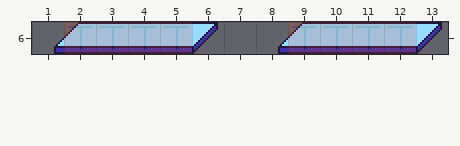
Tiled map -- assets/data/tilemaps/thought-mom.tmx. This is how it looked before the edit.
Cells are 16x16 px. Shown: x 1..13, y 6..6. Tiles whose own drawing changed are shown in their newer look in all pictures.
After the commit:
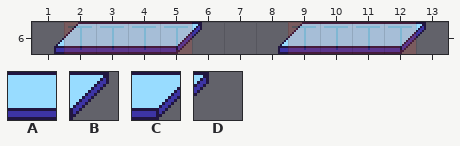
Key: from "tiles": A 97, B 98, C 99, D 100.
_ is an empty cell, . an unchanged one.
Change:
--- layer "platforms"
@@ x 5..13 @@
-6 AB.....AB
+6 CD.....CD
Boxes around the changes in both pictures, in picture pixels (x1, y1, x2, y2):
changed: (176, 22, 218, 54)
changed: (400, 22, 442, 54)
